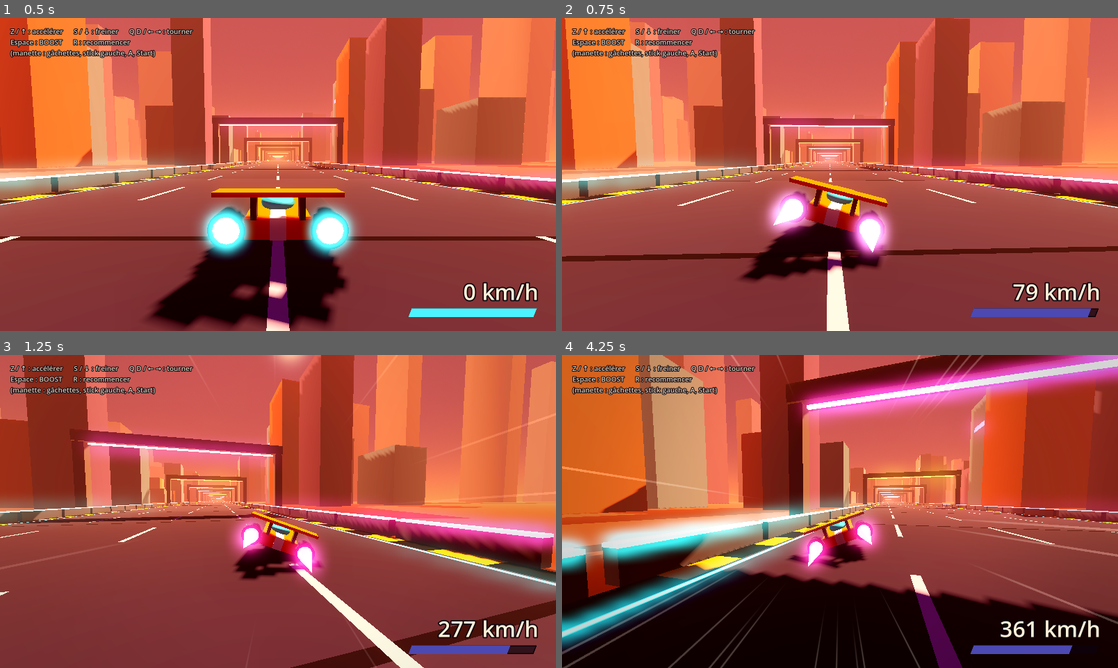
Above: before the commit, frames 1-4 (two rows, left to right).
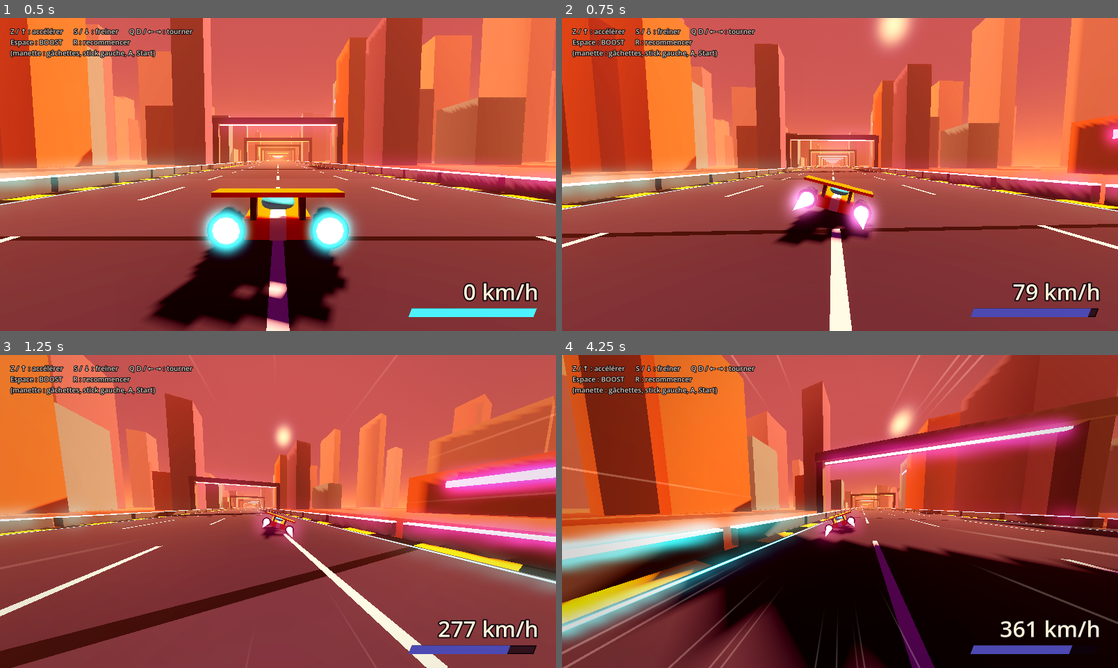
Above: after the commit, the same moments.

Repository: CrachelaVapeur/Jeu-de-Course
Game: Godot game, scene res://scenes/main.tscn
The game is run twice, just before and just after one commit, with the same random seed, the same clock (stepped at 60 frames per second) and the same inputs.
Inputs:
- Up to frame 1 (0.5 s): no input
- Up to frame 2 (0.75 s): hold D (droite) from 0.53 s (still down); hold Space (boost) from 0.53 s (still down)
- Up to frame 3 (1.25 s): keep holding D (droite); keep holding Space (boost)
- Up to frame 4 (4.25 s): release D (droite) at 1.28 s; release Space (boost) at 1.28 s; hold Down 1.28-2.03 s; tap Space (boost) at 1.35, 2.3, 3.05 s; hold D (droite) 2.03-2.78 s; hold S (freiner) 2.03-2.78 s; hold W (accelerer) 2.78-3.53 s; tap R (recommencer) at 2.85 s; hold A (gauche) from 3.53 s (still down); hold Space (boost) from 3.53 s (still down); tap Shift at 3.6 s

Frame 1 is identical in both runs. In frame 2, 46% of the frame differs, in the area x 0-100%, y 0-100%; in frame 3, 51%; in frame 4, 70%.

Commit message:
Boost changes

Diff:
--- a/scripts/camera_poursuite.gd
+++ b/scripts/camera_poursuite.gd
@@ -8,7 +8,8 @@
 @export var distance := 6.5
 @export var hauteur := 2.2
 @export var fov_min := 68.0
-@export var fov_max := 112.0  ## atteint en plein boost
+@export var fov_max := 112.0  ## atteint à pleine vitesse
+@export var fov_distorsion := 130.0  ## champ de vision pendant le boost : l'espace semble se déformer
 @export var recul_max := 3.0  ## la caméra « décroche » quand le boost démarre
 
 var _cap_camera := 0.0
@@ -39,6 +40,8 @@
 	# 3. Le champ de vision s'élargit avec la vitesse : c'est l'effet le plus fort.
 	var ratio := clampf(cible.vitesse / cible.vitesse_boost, 0.0, 1.0)
 	var fov_voulu := lerpf(fov_min, fov_max, pow(ratio, 1.4))
+	# Pendant le boost, le champ de vision s'ouvre encore plus : le temps et l'espace se déforment.
+	fov_voulu = lerpf(fov_voulu, fov_distorsion, cible.distorsion)
 	fov = lerpf(fov, fov_voulu, 1.0 - exp(-4.0 * delta))
 
 	# 4. Tremblements : permanents en boost, plus forts lors des chocs.
--- a/scripts/son_moteur.gd
+++ b/scripts/son_moteur.gd
@@ -9,6 +9,10 @@
 @export var frequence_ralenti := 50.0
 @export var frequence_max := 210.0
 
+@export_group("Concentration en boost")
+@export var baisse_volume_db := 6.0  ## de combien le volume baisse en plein boost
+@export var clarte_etouffee := 0.05  ## plus c'est petit, plus le son est étouffé
+
 const TAUX := 22050.0
 
 var _lecture: AudioStreamGeneratorPlayback
@@ -16,6 +20,7 @@
 var _phase_b := 0.0
 var _frequence := 50.0
 var _filtre := 0.0
+var _volume_normal := 0.0
 
 
 func _ready() -> void:
@@ -23,6 +28,7 @@
 	generateur.mix_rate = TAUX
 	generateur.buffer_length = 0.1
 	stream = generateur
+	_volume_normal = volume_db
 	play()
 	_lecture = get_stream_playback()
 
@@ -35,7 +41,12 @@
 	var frequence_voulue := frequence_ralenti + (frequence_max - frequence_ralenti) * minf(ratio, 2.3) / 2.3
 	_frequence = lerpf(_frequence, frequence_voulue, 1.0 - exp(-8.0 * delta))
 	var souffle := 0.4 if vehicule.en_boost else 0.04 + ratio * 0.06
-	var clarte := 0.15 + vehicule.gaz * 0.25 + (0.3 if vehicule.en_boost else 0.0)
+	var clarte := 0.15 + vehicule.gaz * 0.25
+
+	# En boost, on devient hyper concentré : le son baisse et s'étouffe.
+	var concentration := vehicule.distorsion
+	volume_db = _volume_normal - baisse_volume_db * concentration
+	clarte = lerpf(clarte, clarte_etouffee, concentration)
 
 	for i in _lecture.get_frames_available():
 		_phase_a = fmod(_phase_a + _frequence / TAUX, 1.0)
--- a/scripts/vehicule.gd
+++ b/scripts/vehicule.gd
@@ -29,6 +29,8 @@
 @export var jauge_max := 100.0
 @export var consommation := 30.0  ## par seconde de boost
 @export var recharge := 10.0  ## par seconde sans boost
+@export var attaque_distorsion := 8.0  ## vitesse à laquelle l'effet de boost s'installe
+@export var relachement_distorsion := 2.5  ## vitesse à laquelle il s'efface après le boost
 
 @export_group("Circuit")
 ## Longueur après laquelle on renvoie le bolide au départ. Doit être la même
@@ -39,6 +41,9 @@
 var jauge_boost := 100.0
 var en_boost := false
 var gaz := 0.0
+## 0 = conduite normale, 1 = plein effet de boost. La caméra (champ de vision)
+## et le son (concentration) s'en servent pour rester synchronisés.
+var distorsion := 0.0
 
 var _cap := 0.0  # angle du bolide autour de l'axe vertical
 var _temps := 0.0
@@ -63,6 +68,7 @@
 		_recommencer()
 
 	_conduire(delta)
+	_mettre_a_jour_distorsion(delta)
 	_garder_sur_la_piste()
 	_boucler_circuit()
 	_animer(delta)
@@ -115,6 +121,11 @@
 	position += direction * vitesse * delta
 
 
+func _mettre_a_jour_distorsion(delta: float) -> void:
+	var rapidite := attaque_distorsion if en_boost else relachement_distorsion
+	distorsion = lerpf(distorsion, 1.0 if en_boost else 0.0, 1.0 - exp(-rapidite * delta))
+
+
 func _garder_sur_la_piste() -> void:
 	if absf(position.x) <= demi_largeur_piste:
 		_contact_mur = false
@@ -162,3 +173,4 @@
 	vitesse = 0.0
 	_cap = 0.0
 	jauge_boost = jauge_max
+	distorsion = 0.0
